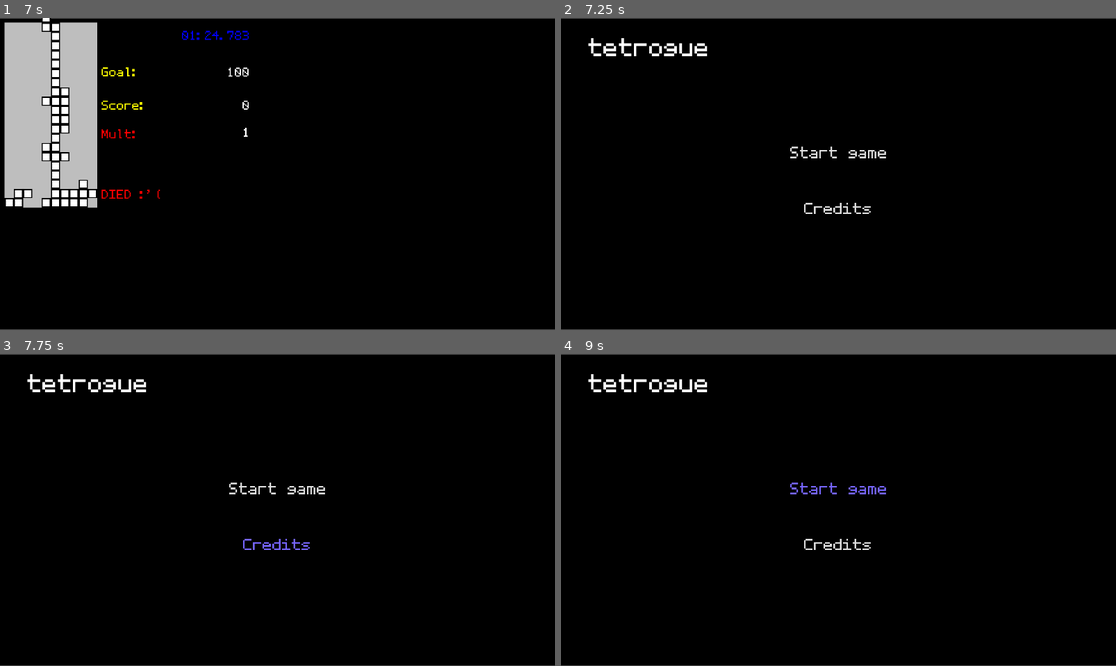
Above: before the commit, frames 1-4 (two rows, left to right).
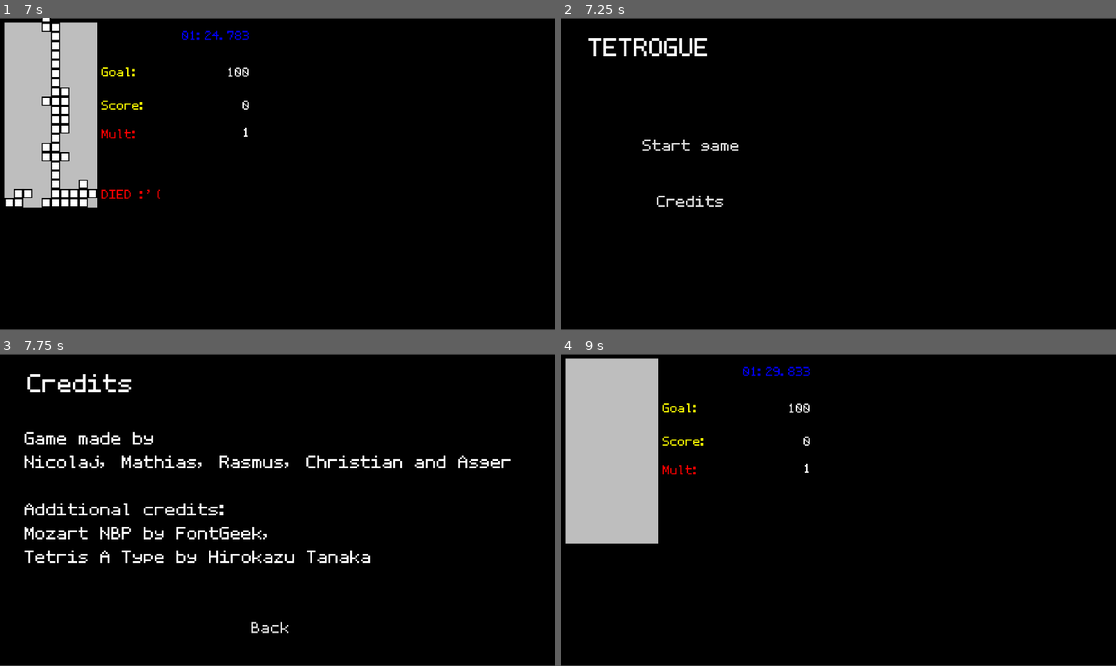
Above: after the commit, the same moments.

Repository: AsgerHB/create-jam-spring-2025
Game: Godot game, scene res://Scenes/Run.tscn
Same seed, same stepped clock (60 frames per second), same inputs: the game is played once before the commit and once after it.
Inputs (mouse positions are in pixels of both pictures, inside the frame that each line leads up to):
- Up to frame 1 (7 s): tap Enter at 0.5, 6.5 s; hold Right (ui_right) 0.53-1.28 s; hold Space (slam_down) 1.28-2.03 s; hold Right (ui_right) 2.03-2.78 s; hold Up (ui_up) 2.78-3.53 s; hold Left (ui_left) 3.53-5.03 s; hold Space (slam_down) 5.03-5.78 s; hold Right (ui_right) 5.78-6.53 s; hold Up (ui_up) from 6.53 s (still down)
- Up to frame 2 (7.25 s): keep holding Up (ui_up)
- Up to frame 3 (7.75 s): release Up (ui_up) at 7.25 s; click "Credits" at 7.25 s
- Up to frame 4 (9 s): click (832, 628) at 8 s, where only the run after the commit has a clickable "Back"; click "Start game" at 8.75 s

Frame 1 is identical in both runs. In frame 2, 1.3% of the frame differs, in the area x 4-59%, y 6-63%; in frame 3, 4.5%; in frame 4, 11%, in the area x 0-59%, y 1-63%.

Commit message:
Fix menus

Diff:
--- a/Scenes/Credits.tscn
+++ b/Scenes/Credits.tscn
@@ -5,6 +5,7 @@
 [ext_resource type="Script" uid="uid://cb8yt3moiakpn" path="res://Scripts/Credits.gd" id="3_iynit"]
 
 [node name="Menu" type="Node2D"]
+script = ExtResource("3_iynit")
 
 [node name="Black" type="Sprite2D" parent="."]
 position = Vector2(958.5, 539.5)
--- a/Scenes/Main Menu.tscn
+++ b/Scenes/Main Menu.tscn
@@ -1,10 +1,12 @@
-[gd_scene load_steps=4 format=3 uid="uid://cx20x3knm431p"]
+[gd_scene load_steps=5 format=3 uid="uid://cx20x3knm431p"]
 
+[ext_resource type="Script" uid="uid://vt4epfuxfljr" path="res://Scripts/MainMenu.gd" id="1_eotax"]
 [ext_resource type="Texture2D" uid="uid://bb72uply2u8hi" path="res://Sprites/Black.png" id="1_hcxxy"]
 [ext_resource type="Theme" uid="uid://0guyg45mewl2" path="res://Theming/retro.tres" id="1_totuj"]
 [ext_resource type="Script" uid="uid://d3hhgq3jyhwgk" path="res://Scripts/ListenerExample.gd" id="4_eotax"]
 
-[node name="Menu" type="Node2D"]
+[node name="Menu2" type="Node2D"]
+script = ExtResource("1_eotax")
 
 [node name="Black" type="Sprite2D" parent="."]
 position = Vector2(958.5, 539.5)
@@ -18,24 +20,24 @@
 offset_bottom = 185.0
 theme = ExtResource("1_totuj")
 theme_override_font_sizes/normal_font_size = 140
-text = "tetrogue"
+text = "TETROGUE"
 
 [node name="Interactive" type="Node2D" parent="."]
 
 [node name="PlayButton" type="Button" parent="Interactive"]
-offset_left = 607.0
-offset_top = 408.0
-offset_right = 1315.0
-offset_bottom = 522.0
+offset_left = 97.0
+offset_top = 383.0
+offset_right = 805.0
+offset_bottom = 497.0
 theme = ExtResource("1_totuj")
 theme_override_font_sizes/font_size = 90
 text = "Start game"
 
 [node name="CreditsButton" type="Button" parent="Interactive"]
-offset_left = 605.0
-offset_top = 602.0
-offset_right = 1313.0
-offset_bottom = 716.0
+offset_left = 95.0
+offset_top = 577.0
+offset_right = 803.0
+offset_bottom = 691.0
 theme = ExtResource("1_totuj")
 theme_override_font_sizes/font_size = 90
 text = "Credits"
@@ -43,5 +45,5 @@
 [node name="ListenerExample" type="Node" parent="."]
 script = ExtResource("4_eotax")
 
-[connection signal="pressed" from="Interactive/PlayButton" to="Interactive" method="_on_play_button_pressed"]
-[connection signal="pressed" from="Interactive/CreditsButton" to="Interactive" method="_on_credits_button_pressed"]
+[connection signal="pressed" from="Interactive/PlayButton" to="." method="_on_play_button_pressed"]
+[connection signal="pressed" from="Interactive/CreditsButton" to="." method="_on_credits_button_pressed"]
--- a/Scripts/MainMenu.gd
+++ b/Scripts/MainMenu.gd
@@ -7,6 +7,5 @@
 
 
 func _on_credits_button_pressed() -> void:
-	print(get_tree())
 	get_tree().change_scene_to_file("res://Scenes/Credits.tscn")
 	pass # Replace with function body.
